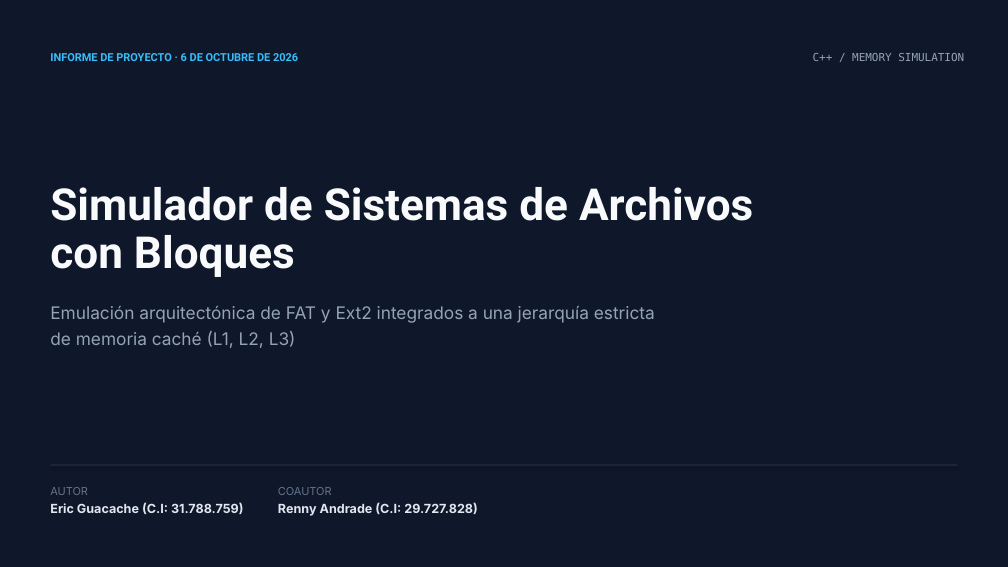
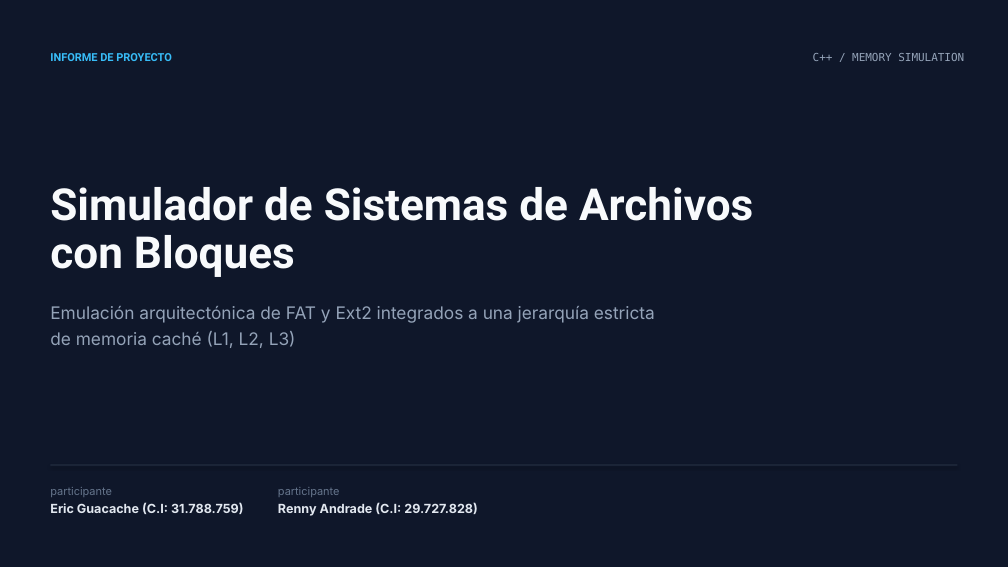
Before and after one commit to ericguacache/Arquitectura-del-computador, a slide deck: slide 1 of Proyecto_fanal_sistema_de_archivos/Simulador de Sistemas de Archivos.pptx. Drawn at 1008x567 pixels with LibreOffice and Linux fonts; fonts in the diff are those of the drawing. Boxes give left, top, right and bottom in pixels: in the first picture for what was removed or moved away, otherwise in the second. Text is boxed around its words. In the diff, an @@ line names an element or a change of style, - is before the commit and + after.

```diff
--- a/Proyecto_fanal_sistema_de_archivos/Simulador de Sistemas de Archivos.pptx
+++ b/Proyecto_fanal_sistema_de_archivos/Simulador de Sistemas de Archivos.pptx
@@ text at (x1=50, y1=53, x2=172, y2=61): text changed @@
-INFORME DE PROYECTO · 6 DE OCTUBRE DE 2026
+INFORME DE PROYECTO
@@ text at (x1=50, y1=487, x2=112, y2=497): text changed @@
-AUTOR
+participante
@@ text at (x1=278, y1=487, x2=340, y2=497): text changed @@
-COAUTOR
+participante
```
Also in this commit, not shown: 9 other slides changed, 7 other files.
